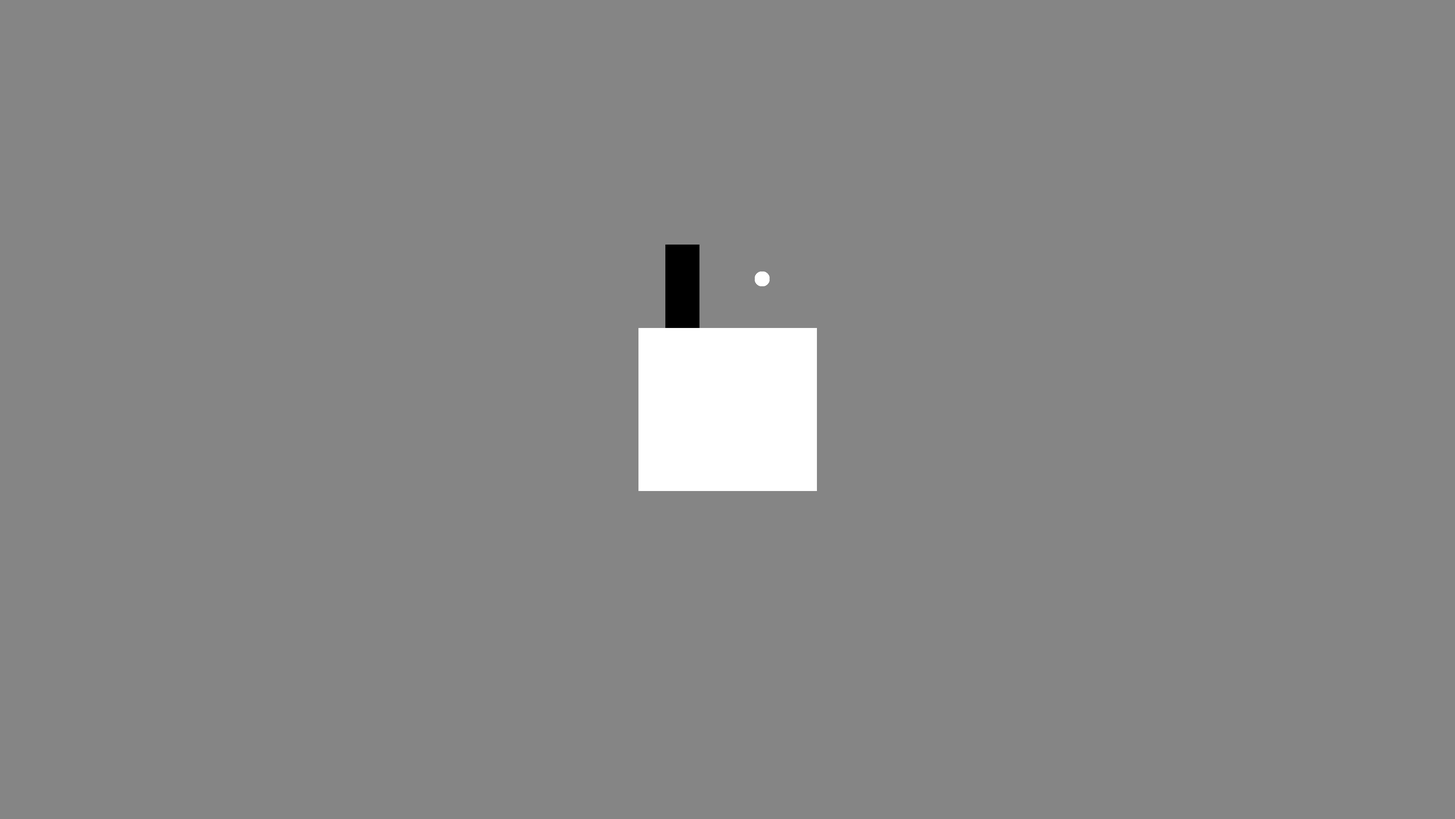
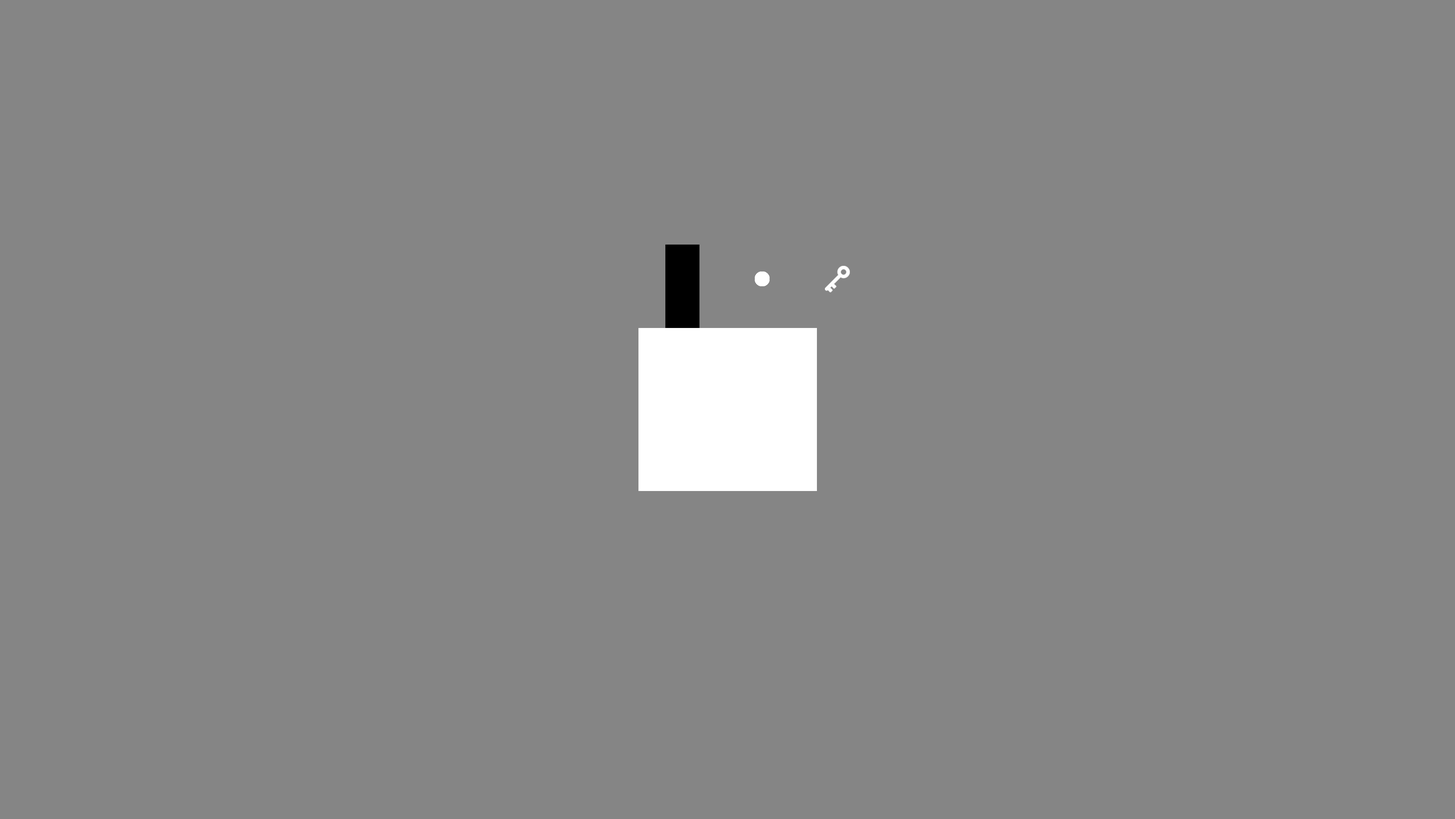
Layers edited between the first and the second 1455x819 image:
added layer "Key" above "Coin" over [825, 265, 851, 293]
